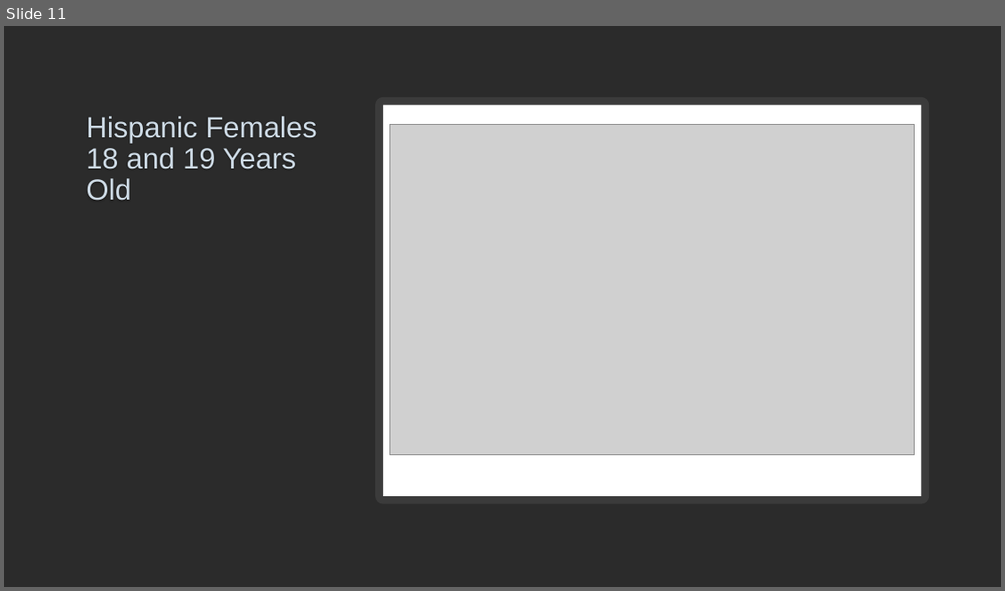
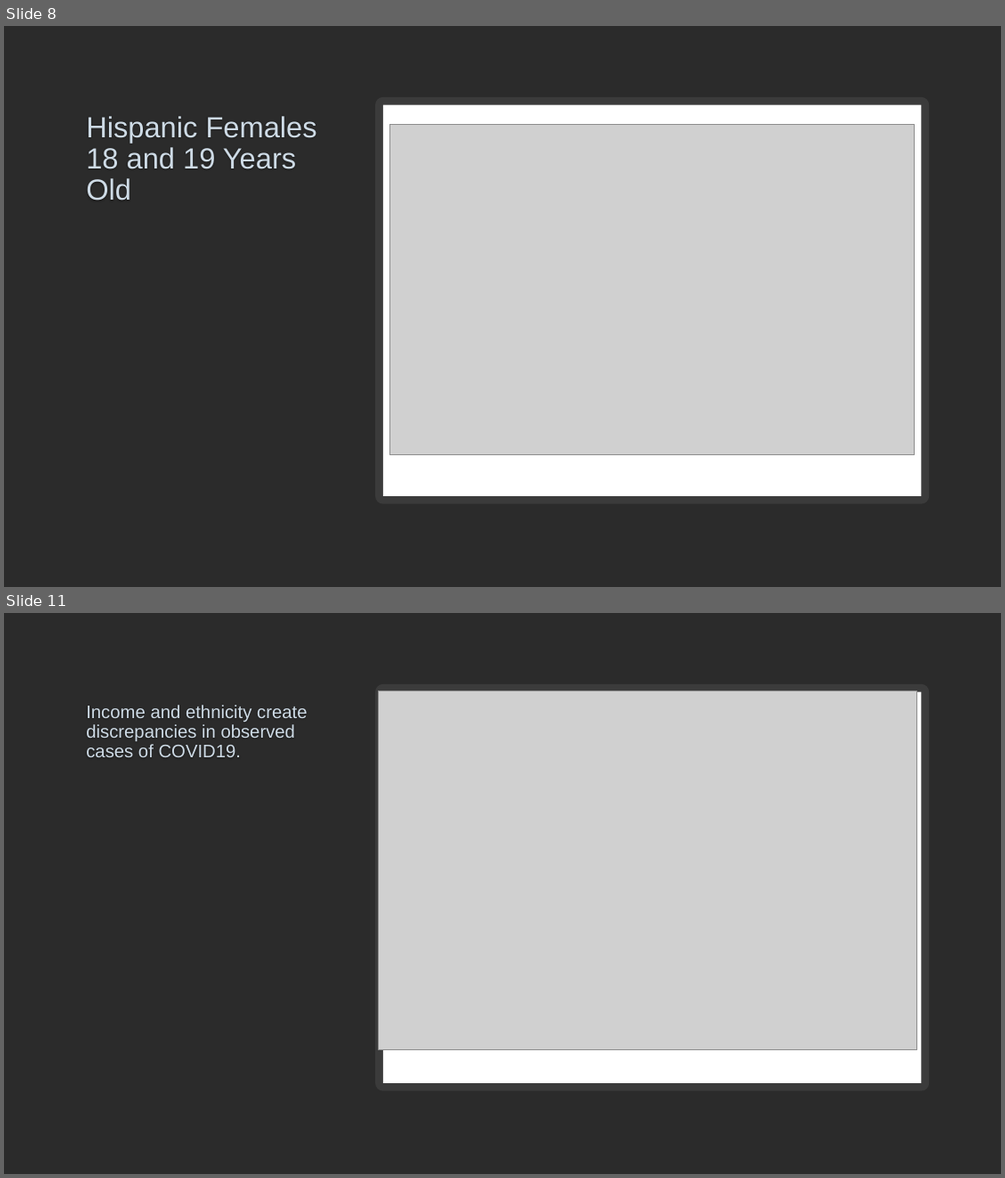
Before and after one commit to bakerv/COVID19, a slide deck: Bexar County COVID-19 by the Numbers.pptx. Shown one above the other, each under a label of ours: slide 11 before the commit, slides 8 and 11 after it; the slides between them are not shown. The pictures are 1005x591 and 1005x1178 pixels, drawn with LibreOffice and Linux fonts; fonts in the diff are those of the drawing; grey boxes stand for pictures; background and template pictures are left out; a plain dark background stands for a picture behind light text. Boxes give left, top, right and bottom in pixels: in the first picture for what was removed or moved away, otherwise in the second. Text is boxed around its words. In the diff, an @@ line names an element or a change of style, - is before the commit and + after.

```diff
--- a/Bexar County COVID-19 by the Numbers.pptx
+++ b/Bexar County COVID-19 by the Numbers.pptx
@@ slide 11 added at [4,613,1001,1174], background picture (left out) @@
@@ picture added at [379,690,917,1050] @@
@@ rectangle added at [383,692,922,1083], fill #FFFFFF, outline #FFFFFF 15 pt @@
@@ title added at [86,705,307,757], 17.4 pt, text #CEDBE6 @@
+Income and ethnicity create discrepancies in observed cases of COVID19.
@@ what was slide 11 is now slide 8 @@
```
Also in this commit, not shown: 3 slides changed, 3 other slides added, 3 slides removed.
